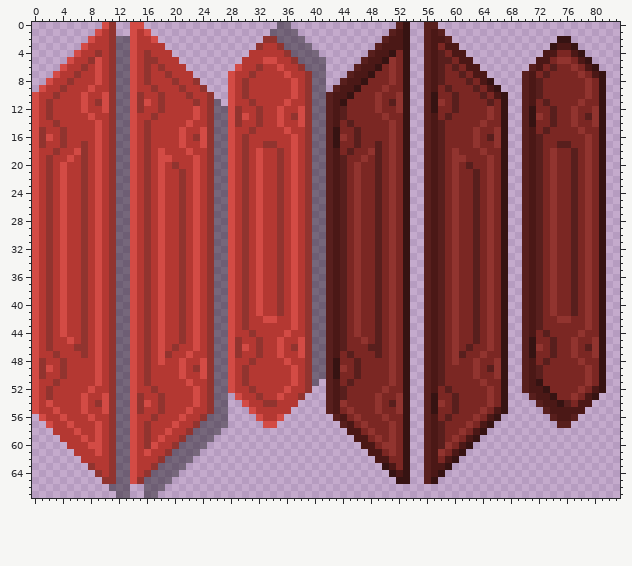
Two states of a sprite sheet, OneVersusOne/Sprites/MovingWalls05.png. Above is the file before it was changed.
The file is 84x68 pixels. Colours within 5 levels of each other are drawn and written as one.
The result:
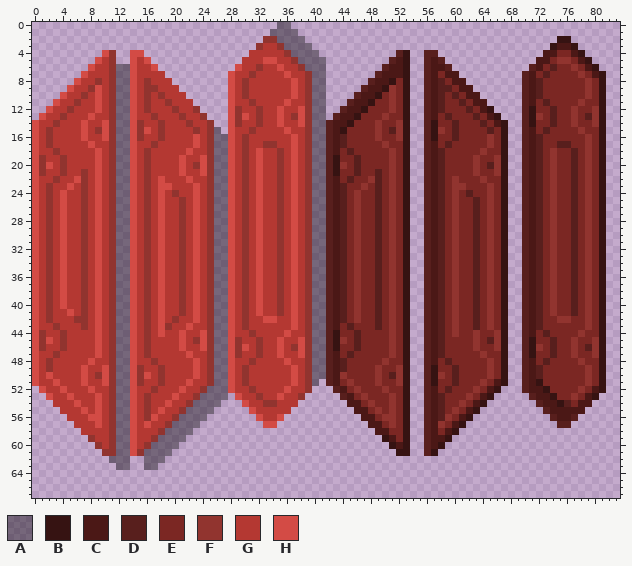
Palette (. is transparent): A #00000065  B #361312  C #4b1816  D #581f1d  E #7b2723  F #91342f  G #b43832  H #d34b45
Difference:
Changed rows in their new state; - is an unchanged pixel.
first column x 0:
 0 ----------..--..------------------------------------..--..----------
 1 ---------...--...----------------------------------...--...---------
 2 --------..........--------------------------------....--....--------
 3 -------............------------------------------.....--.....-------
 4 ------....H-..-H....----------------------------....D----D....------
 5 -----....---..--H....--------------------------....DC------....-----
 6 ----....HG------GH....------------------------....DCC-----CD....----
 7 ---....H-G------G--....----------------------....DCCC-----ECC....---
 8 --....H--F----------....--------------------....DCCB--------CC....--
 9 -....H--FH------F----....------------------....DCCBF------D--CC....-
10 ....H--F-HG----GF-----....----------------....DCCB-FE----CD---CC....
11 ...H--FG-HG----GF-GF---....---------------...DCCBE-FE----CD-ED-CC...
12 ..H--F-G-HG----GF-G-F--F....--------------..-CCB-E-FE----CD-E-D-CB..
13 .HG-F----------------F-GF...--------------.DCCB----------------D-CB.
14 -------H-GH----FG-F---F---..----------------CB---F-EF----BE-D---D-C-
15 -GF-G--H-FH----FH-F--G-FG--.---------------CB-E--F-DF----BF-D--E-DE-
16 -GF-G--H-GH----FG-F--G-HG------------------CD-E--F-EF----BE-D--E-FE-
17 -GF-G--GHG------GF---G-HG------------------CD-E--EFE------ED---E-FE-
18 ------GG----------G-----------------------------EE----------E-------
19 -FG-FG-G----------GG-H-GH------------------BE-DE-E----------EE-F-EF-
20 -FH-F--G----------G-GH-FH------------------BF-D--E----------E-EF-DF-
21 -FG-F-------------G--H-GH------------------BE-D-------------E--F-EF-
22 --GFG-H--------------GHG--------------------EDE-F--------------EFE--
23 ----GH-------------H-G------------------------EF-------------F-E----
24 --------------------FG----------------------------------------DE----
first column x 0:
41 ----GH--------------------------------------------------------------
42 ----G-F-------------FG----------------------------------------------
43 --GFG--------------F-GHG--------------------EDE---------------------
44 -FG-F--G-------------H-GH------------------BE-D--E-------------F-EF-
45 -FH-FG-G----------G--H-FH------------------BF-DE-E----------E--F-DF-
46 -FG-F-GG----------G-GH-GH------------------BE-D-EE----------E-EF-EF-
47 -------G----------GG-----------------------------E----------EE------
48 -GF-G---HG------GFG--G-HG------------------CD-E---FE------EDE--E-FE-
49 -GF-G--H-GH----FG-F--G-HG------------------CD-E--F-EF----BE-D--E-FE-
50 -GH-G--H-FH----FH-F--G-HG------------------CF-E--F-DF----BF-D--E-FE-
51 ---H---H-GH----FG-F--------------------------F---F-EF----BE-D-----C-
52 .HG-H----------------H-GFA----------------.DC-F----------------F-CB.
53 ..H--H-G-HG----GF-G-H--FAA----------------..-C-F-E-FE----CD-E-F-CB..
54 ...---HG-HG----GF-GH--FAAA-.--------------...CC-FE-FE----CD-EF-CB...
55 ....-----HG----GF-H--FAAAA..--------------....CC---FE----CD-F-CB....
56 -....----H------FH--FAAAA...---------------....CC--F------DF-CB....-
57 --....----------H--FAAAA....----------------....CC--------F-CB....--
58 ---....--G------G-FAAAA....------------------....CCE------ECB....---
59 ----....FG------GFAAAA....--------------------....BC------CB....----
60 -----....F-------AAAA....----------------------....BC-----B....-----
61 ------....F----FAAAA....------------------------....B----B....------
62 -------....A--..AAA....--------------------------.....--.....-------
63 --------....--..AA....----------------------------....--....--------
64 ---------............------------------------------...--...---------
65 ----------..........--------------------------------..--..----------
66 -----------...--...-------------------------------------------------
67 ------------..--..--------------------------------------------------
Boxes around the changes in both pictures, in picture pixels (x1, y1, x2, y2):
changed: (32, 22, 228, 197)
changed: (326, 22, 508, 197)
changed: (32, 309, 228, 498)
changed: (326, 323, 508, 484)
